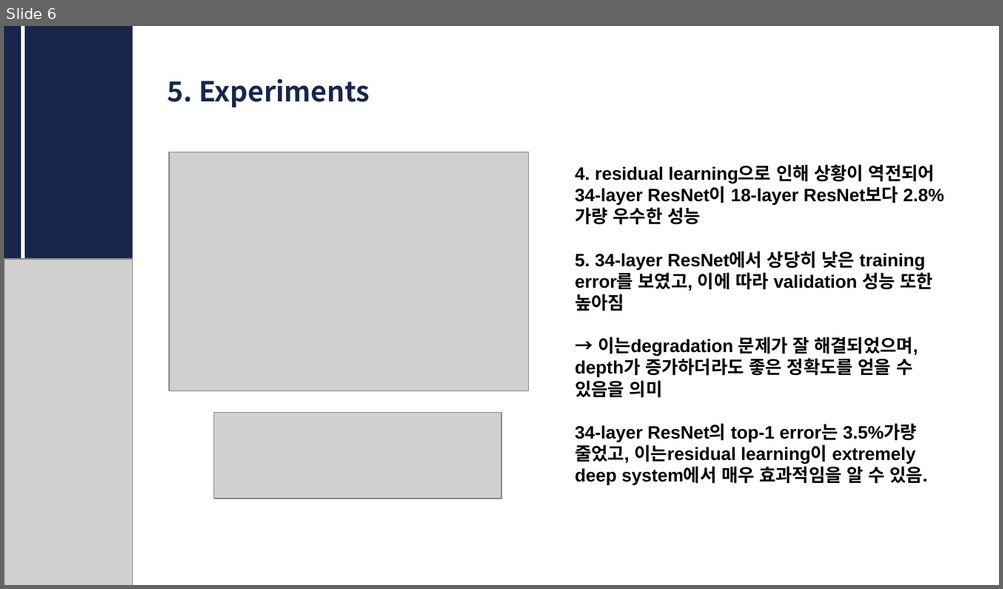
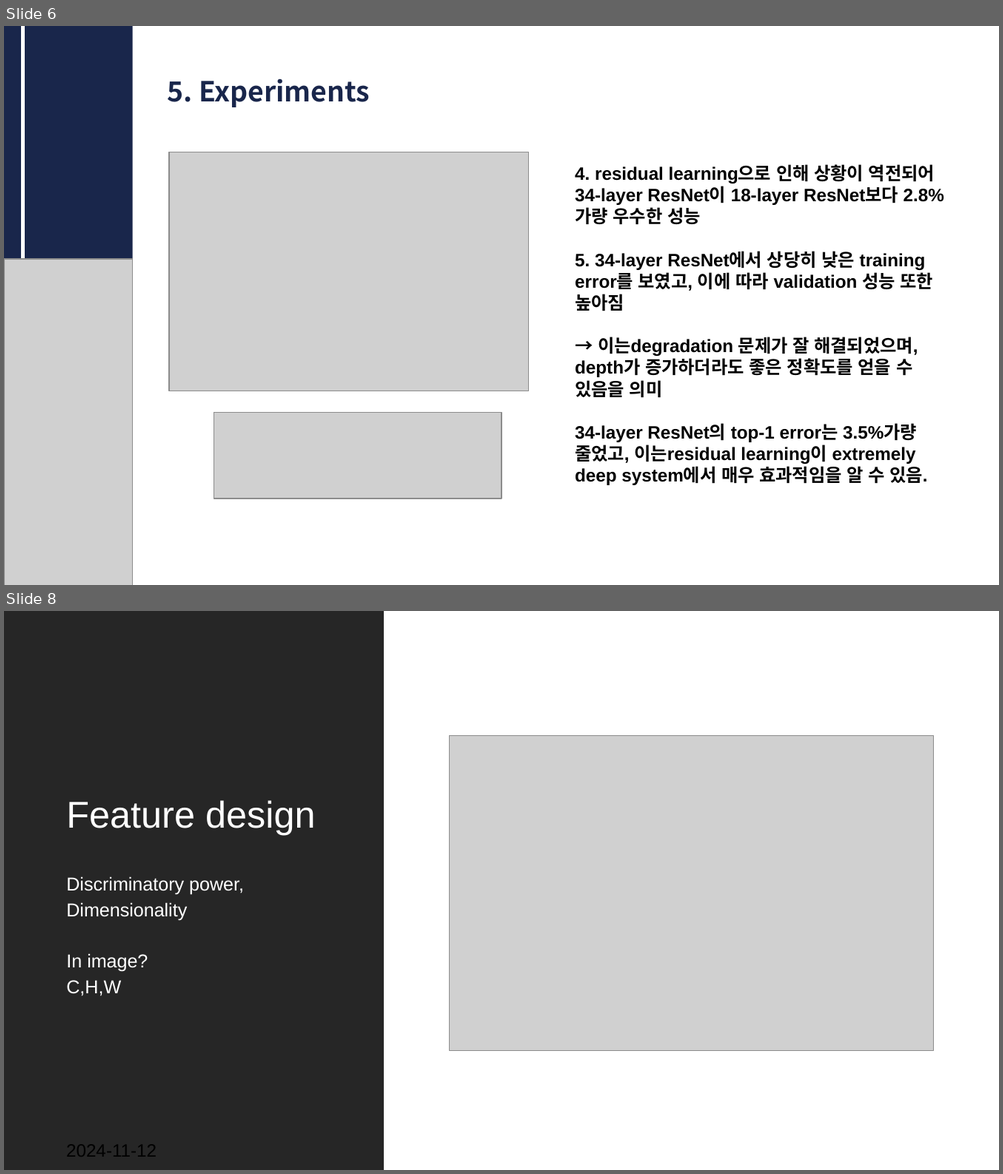
Before and after one commit to CUAI-CAU/2024-2_Study_CVReading_Team2, a slide deck: cv resnet.pptx. Shown one above the other, each under a label of ours: slide 6 before the commit, slides 6 and 8 after it; the slides between them are not shown. The pictures are 1003x589 and 1003x1174 pixels, drawn with LibreOffice and Linux fonts; fonts in the diff are those of the drawing; grey boxes stand for pictures. Boxes give left, top, right and bottom in pixels: in the first picture for what was removed or moved away, otherwise in the second. Text is boxed around its words. In the diff, an @@ line names an element or a change of style, - is before the commit and + after.

```diff
--- a/cv resnet.pptx
+++ b/cv resnet.pptx
@@ slide 8 added at box(4, 611, 999, 1170), background #FFFFFF @@
@@ rectangle added at box(4, 611, 384, 1170), fill #262626 @@
@@ picture added at box(449, 735, 933, 1051) @@
@@ title added at box(66, 800, 316, 834), 27 pt, text #FFFFFF @@
+Feature design
@@ text added at box(66, 877, 244, 997), 13.5 pt, text #FFFFFF @@
+Discriminatory power, Dimensionality
+In image?
+C,H,W
@@ text added at box(66, 1142, 156, 1162), 12.9 pt, text #000000 @@
+2024-11-12
```
Also in this commit, not shown: 12 other slides added.
